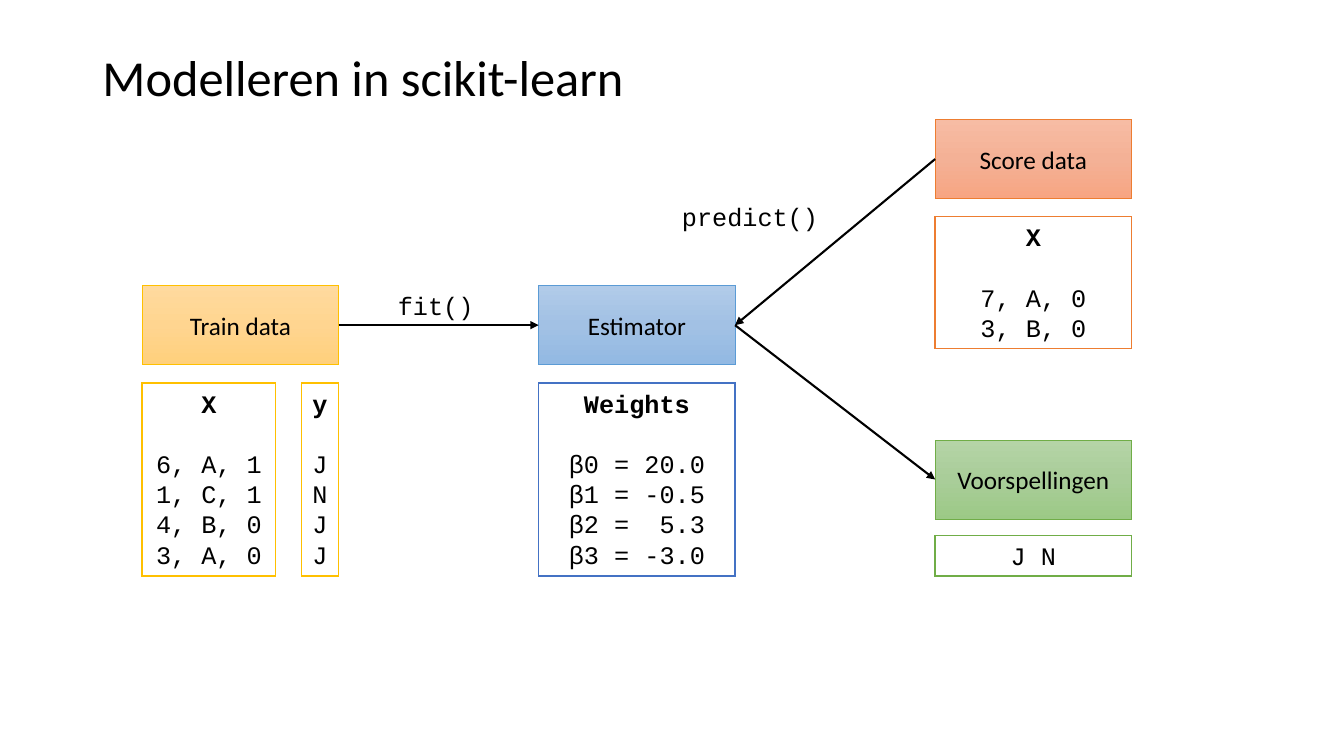
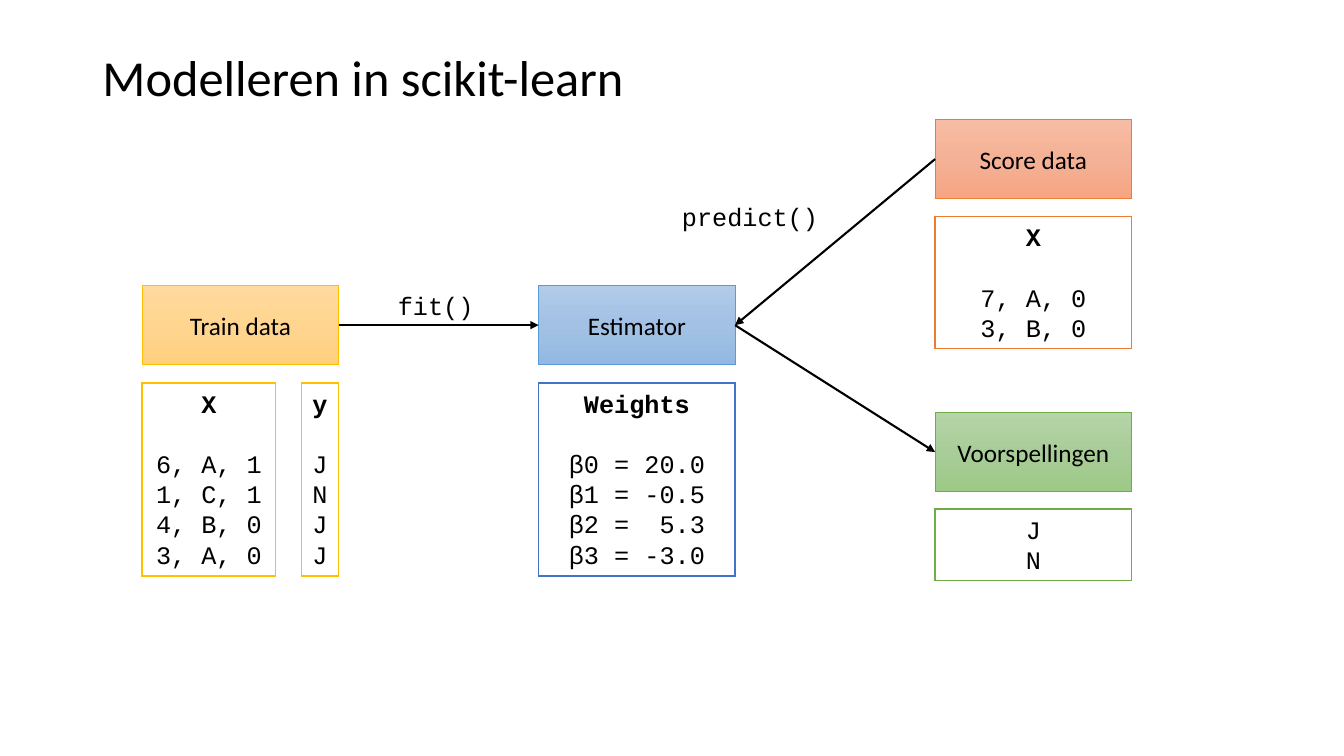
Before and after one commit to LFKoning/knowledge-sharing, a slide deck: slide 23 of python_trainees/4_scikit_learn/python_traineeship_4.pptx (slide 21 before the commit). Drawn at 1344x756 pixels with LibreOffice and Linux fonts; fonts in the diff are those of the drawing. Boxes give left, top, right and bottom in pixels: in the first picture for what was removed or moved away, otherwise in the second. Text is boxed around its words. In the diff, an @@ line names an element or a change of style, - is before the commit and + after.

```diff
--- a/python_trainees/4_scikit_learn/python_traineeship_4.pptx
+++ b/python_trainees/4_scikit_learn/python_traineeship_4.pptx
@@ arrow moved from (735, 326) - (936, 480) to (735, 326) - (936, 452) @@
@@ rectangle "Voorspellingen": place and size @@
-rectangle "Voorspellingen" at <box>936,440,1132,519</box>
+rectangle "Voorspellingen" at <box>936,412,1132,492</box>
@@ rectangle "J": place and size @@
-rectangle "J" at <box>936,535,1132,576</box>
+rectangle "J" at <box>936,509,1132,581</box>
@@ text in rectangle at <box>1026,522,1041,569</box>: text changed @@
-J N
+J
+N
```
Also in this commit, not shown: 10 other slides changed, 3 slides added, 1 slide removed, 12 other files.
